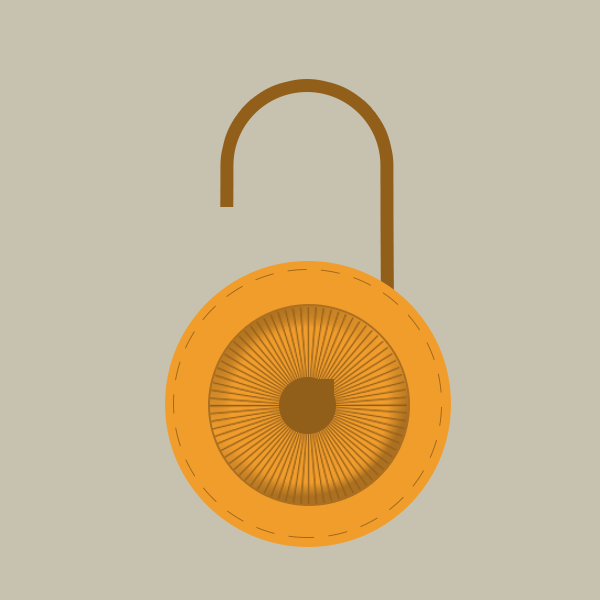
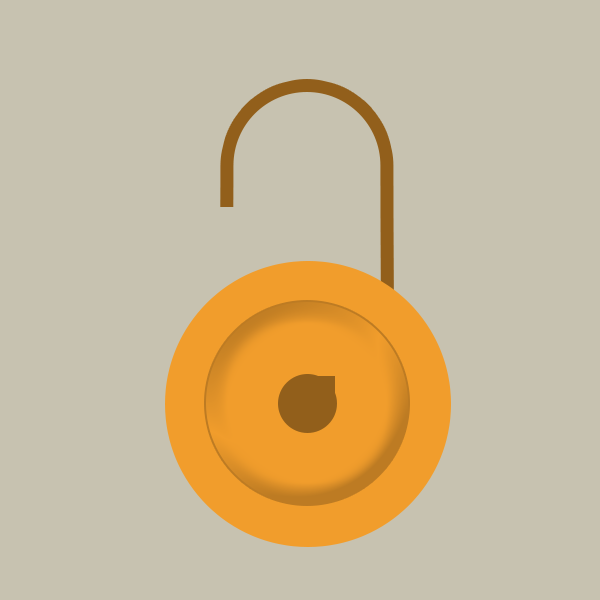
Before/after of a 600×600 layered artwork. What changed in the layer stack:
removed layer "Ellipse 1 copy 2" (was 34%) over <box>173,269,442,538</box>
added layer "dashed Line copy" above "number Pointer" over <box>278,374,337,433</box>
renamed "Layer 1" to "spindels", hid it over <box>210,307,407,504</box>
